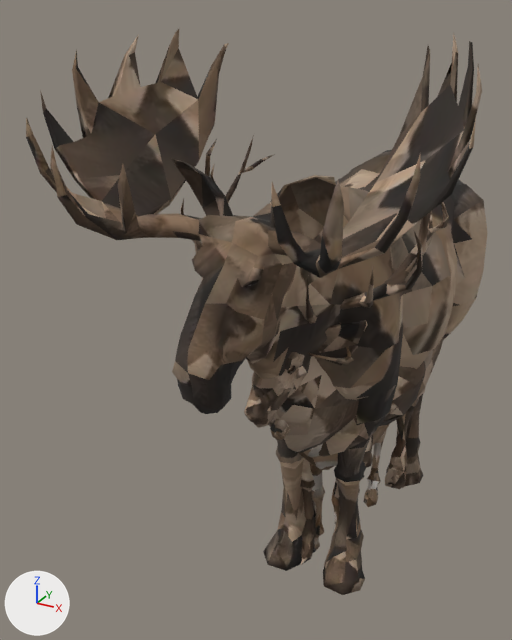
Two versions of the glTF model public/models/animals.glb, one commit apart.
Rendered twice from a 50 mm lens placed at (1.13, -2.91, 2.67), pointed at (-0.37, -0.2, 1.31). The axes (+X, +Y, +Z) are drawn at lower left. The lights are the same throughout. The first picture is the older version. Where no turn or scale is listed for an object, it has been applied to the vertices.

Names of what the first picture shows: 'animal_colorado', 'animal_quebec', 'animal_vermont'.
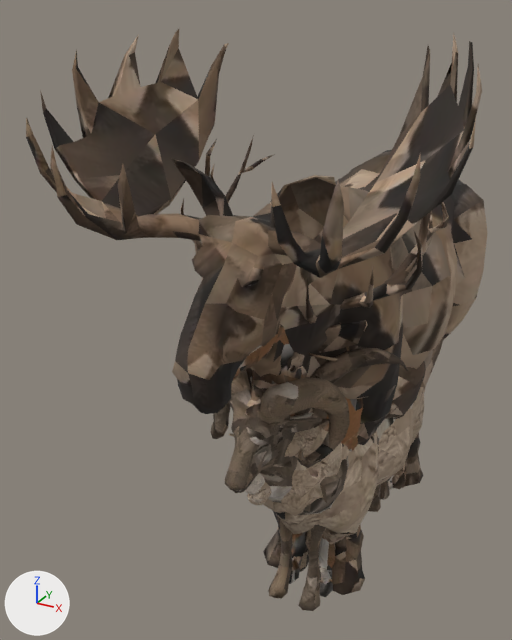
Changed parts and their boxes [x1, y1, x2, y2] in the pictures (512 x 640 px):
'animal_utah', added (brown)
    after: [211, 370, 381, 611]
'animal_nz', added (brown)
    after: [229, 387, 424, 570]
'animal_chile', added (mostly hidden)
    after: [233, 324, 363, 597]
'animal_swiss', added (mostly hidden)
    after: [246, 348, 408, 572]
'animal_bc', added (mostly hidden)
    after: [245, 376, 413, 494]
'animal_vermont', unchanged, covered by the edit
    before: [270, 322, 389, 554]
    after: [308, 322, 350, 362]

Edits to the bpy script that builds the scene:
```text
Add img_image_7:
    img_image_7 = load_image('Image_7', '_unpacked/Image_7', 512, 512, 'sRGB')
Add img_image_6:
    img_image_6 = load_image('Image_6', '_unpacked/Image_6', 512, 512, 'sRGB')
Add img_image_5:
    img_image_5 = load_image('Image_5', '_unpacked/Image_5', 512, 512, 'sRGB')
Add img_image_4:
    img_image_4 = load_image('Image_4', '_unpacked/Image_4', 512, 512, 'sRGB')
Add img_image_3:
    img_image_3 = load_image('Image_3', '_unpacked/Image_3', 512, 512, 'sRGB')
Add mat_animal_007:
    mat_animal_007 = principled_material('animal.007')
    mat_animal_007.texture = img_image_7
    mat_animal_007.roughness = 1.0
Add mat_animal_006:
    mat_animal_006 = principled_material('animal.006')
    mat_animal_006.texture = img_image_6
    mat_animal_006.roughness = 1.0
Add mat_animal_005:
    mat_animal_005 = principled_material('animal.005')
    mat_animal_005.texture = img_image_5
    mat_animal_005.roughness = 1.0
Add mat_animal_004:
    mat_animal_004 = principled_material('animal.004')
    mat_animal_004.texture = img_image_4
    mat_animal_004.roughness = 1.0
Add mat_animal_003:
    mat_animal_003 = principled_material('animal.003')
    mat_animal_003.texture = img_image_3
    mat_animal_003.roughness = 1.0
Add me_mesh_7:
    me_mesh_7.from_pydata(...)  # 1114 vertices, 2216 faces; spans x -0.42..0.42, y -0.78..0.78, z -0.72..0.72
    me_mesh_7.materials.append(mat_animal_007)  # picture img_image_7
Add me_mesh_6:
    me_mesh_6.from_pydata(...)  # 1670 vertices, 3095 faces; spans x -0.34..0.34, y -0.9..0.9, z -0.57..0.57
    me_mesh_6.materials.append(mat_animal_006)  # picture img_image_6
Add me_mesh_5:
    me_mesh_5.from_pydata(...)  # 1111 vertices, 2200 faces; spans x -0.31..0.31, y -1.11..1.11, z -0.95..0.95
    me_mesh_5.materials.append(mat_animal_005)  # picture img_image_5
Add me_mesh_4:
    me_mesh_4.from_pydata(...)  # 1668 vertices, 3301 faces; spans x -0.3..0.3, y -0.93..0.93, z -0.67..0.67
    me_mesh_4.materials.append(mat_animal_004)  # picture img_image_4
Add me_mesh_3:
    me_mesh_3.from_pydata(...)  # 1072 vertices, 2140 faces; spans x -0.31..0.31, y -1.06..1.06, z -0.7..0.7
    me_mesh_3.materials.append(mat_animal_003)  # picture img_image_3
Add ob_animal_swiss:
    ob_animal_swiss = bpy.data.objects.new('animal_swiss', me_mesh_7)
    ob_animal_swiss.location = (0.0, 0.0, 0.725)
Add ob_animal_nz:
    ob_animal_nz = bpy.data.objects.new('animal_nz', me_mesh_6)
    ob_animal_nz.location = (0.0, 0.0, 0.575)
Add ob_animal_chile:
    ob_animal_chile = bpy.data.objects.new('animal_chile', me_mesh_5)
    ob_animal_chile.location = (0.0, 0.0, 0.95)
Add ob_animal_bc:
    ob_animal_bc = bpy.data.objects.new('animal_bc', me_mesh_4)
    ob_animal_bc.location = (0.0, 0.0, 0.675)
Add ob_animal_utah:
    ob_animal_utah = bpy.data.objects.new('animal_utah', me_mesh_3)
    ob_animal_utah.location = (0.0, 0.0, 0.7)
```
